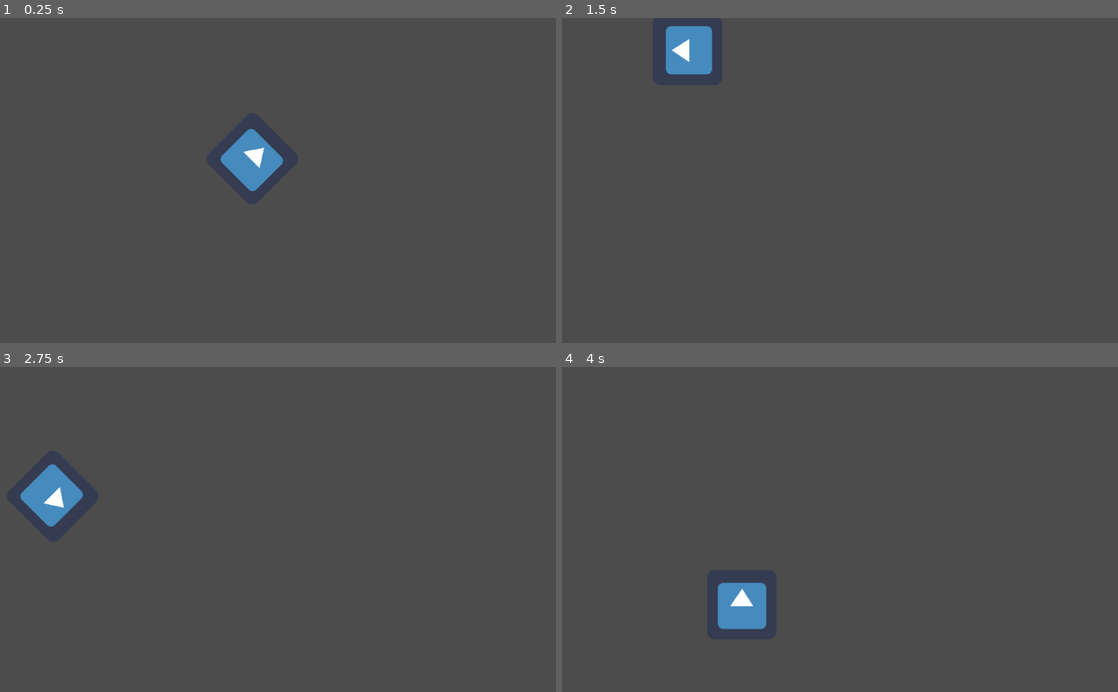
Above: before the commit, frames 1-4 (two rows, left to right).
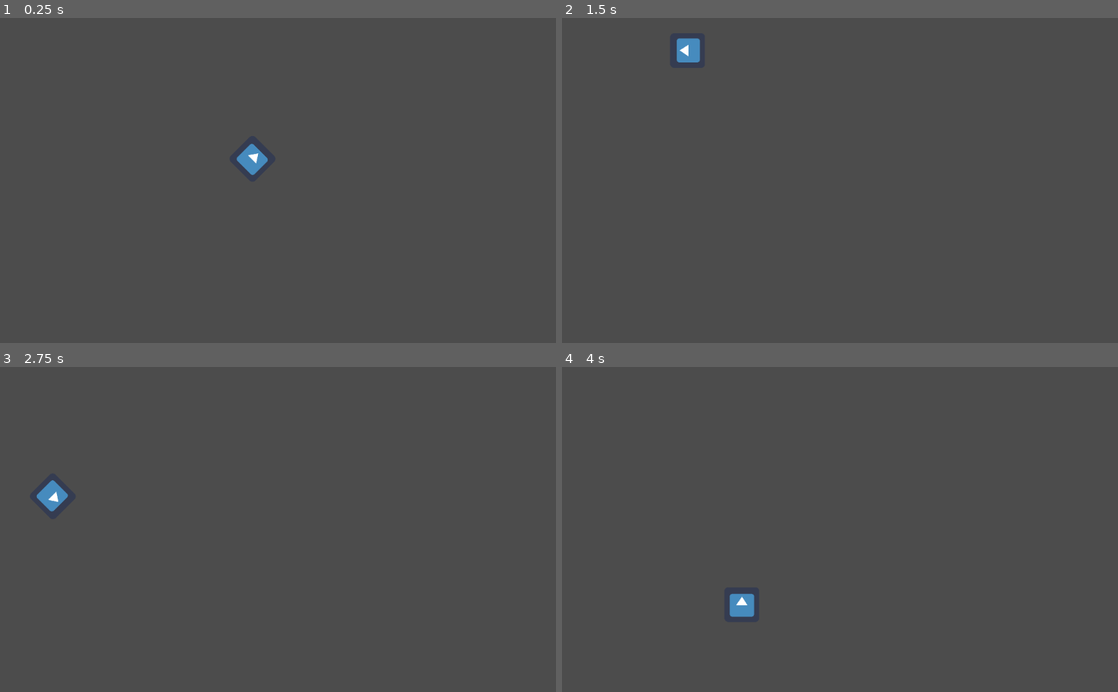
Above: after the commit, the same moments.

Repository: mohapsat/godot_sandbox
Game: Godot game, scene res://Sprite.tscn
Two runs of this game, one before a commit and one after it. Both use one fixed random seed, a clock stepped at 60 frames per second and the inputs below. Before the commit the project has no main scene; this scene is started directly in both runs. The engine's default icon, where the game draws it, is replaced by a stand-in: a white triangle on a blue panel in a dark square.
Inputs:
- Up to frame 1 (0.25 s): no input
- Up to frame 2 (1.5 s): tap Space (ui_select) at 0.6, 0.77, 1.07, 1.35 s
- Up to frame 3 (2.75 s): tap Space (ui_select) at 1.52, 1.82, 2.1 s
- Up to frame 4 (4 s): tap Space (ui_select) at 2.85, 3.02, 3.32, 3.6, 3.77 s

The runs differ from the first frame. In frame 1, 1.0% of the frame differs, in the area x 39-51%, y 33-54%; in frame 2, 1.0%; in frame 3, 1.0%; in frame 4, 1.1%, in the area x 28-37%, y 66-81%.

Commit message:
godot_101_04
Instancing Spites. Always setup your actors as scenes with their own code and instance them in a main scene and use them as  you like.

Diff:
--- a/GODOT101/Sprite.gd
+++ b/GODOT101/Sprite.gd
@@ -5,6 +5,7 @@
 var screensize
 var sprite_pos
 var extent = 50 # this is simple way to get boundaries of the sprite
+var sprite_scale
 
 func _ready():
 	randomize() # since rand_range produces same vals each time
@@ -12,6 +13,9 @@
 	velocity = Vector2(rand_range(100,300),0).rotated(rand_range(0, 2*PI))
 	screensize = get_viewport_rect().size
 	sprite_pos = screensize / 2 # will get sprite to center
+#	sprite_scale = get_scale()
+#	set_scale(sprite_scale/2)
+#	print("scale = " + str(sprite_scale))
 
 func _process(delta):
 
@@ -29,3 +33,13 @@
 	rotation += PI * delta # PI is equivalent to 180 deg in radians
 	# can be randomized as well
 #	print(position)
+
+# [SELF] instance child nodes on timer
+	if Input.is_action_just_pressed("ui_select"): #space
+		print("Nice, You pressed the space bar!")
+
+func _on_spawn_timer_timeout():
+		pass
+#		print("spawning child")
+#		$spawn_timer.stop()
+# No need to start and stop timer if One Shot is checked
--- a/GODOT101/Sprite.tscn
+++ b/GODOT101/Sprite.tscn
@@ -6,6 +6,16 @@
 [node name="Sprite" type="Sprite" index="0"]
 
 position = Vector2( 567, 291 )
+scale = Vector2( 0.5, 0.5 )
 texture = ExtResource( 1 )
 script = ExtResource( 2 )
-_sections_unfolded = [ "Offset" ]
+_sections_unfolded = [ "Offset", "Transform" ]
+
+[node name="spawn_timer" type="Timer" parent="." index="0"]
+
+process_mode = 1
+wait_time = 0.01
+one_shot = true
+autostart = false
+
+[connection signal="timeout" from="spawn_timer" to="." method="_on_spawn_timer_timeout"]
--- /dev/null
+++ b/GODOT101/main.gd
@@ -0,0 +1,9 @@
+extends Node
+
+onready var sprite = preload("res://Sprite.tscn")
+# onready ensures resource is loaded to disc before _ready runs
+
+func _ready():
+	for i in range(10):
+		var s = sprite.instance()
+		add_child(s)
--- /dev/null
+++ b/GODOT101/main.tscn
@@ -0,0 +1,7 @@
+[gd_scene load_steps=2 format=2]
+
+[ext_resource path="res://main.gd" type="Script" id=1]
+
+[node name="main" type="Node" index="0"]
+
+script = ExtResource( 1 )
--- a/GODOT101/project.godot
+++ b/GODOT101/project.godot
@@ -11,6 +11,7 @@
 [application]
 
 config/name="New Game Project"
+run/main_scene="res://main.tscn"
 config/icon="res://icon.png"
 
 [rendering]
Binary file added: GODOT101/Player/alienGreen_climb1.png
Not shown, added: GODOT101/Player/alienGreen_climb1.png.import
Binary file added: GODOT101/Player/alienGreen_climb2.png
Not shown, added: GODOT101/Player/alienGreen_climb2.png.import
Binary file added: GODOT101/Player/alienGreen_duck.png
Not shown, added: GODOT101/Player/alienGreen_duck.png.import
Binary file added: GODOT101/Player/alienGreen_front.png
Not shown, added: GODOT101/Player/alienGreen_front.png.import
Binary file added: GODOT101/Player/alienGreen_hit.png
Not shown, added: GODOT101/Player/alienGreen_hit.png.import
Binary file added: GODOT101/Player/alienGreen_jump.png
Not shown, added: GODOT101/Player/alienGreen_jump.png.import
(and 18 more such lines)
